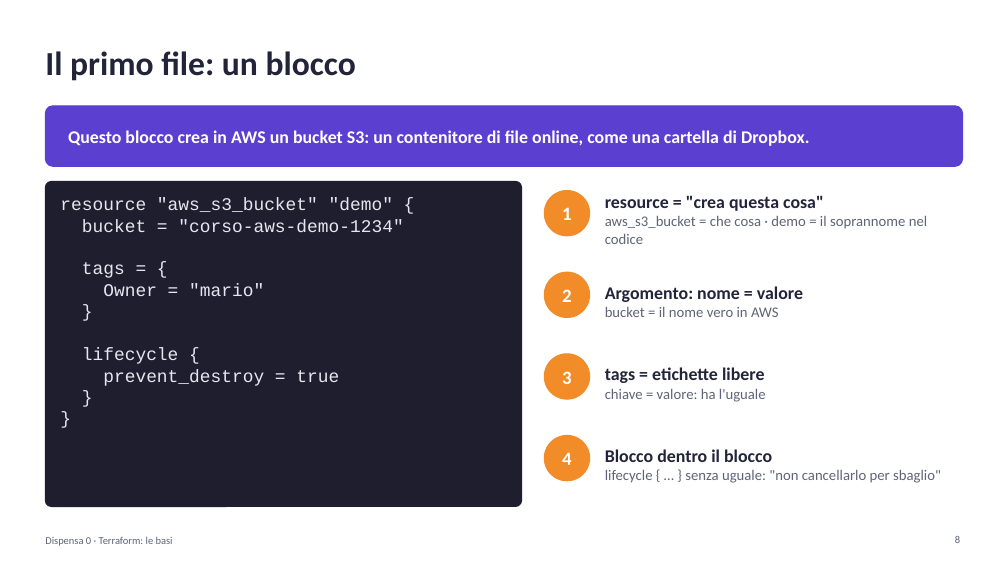
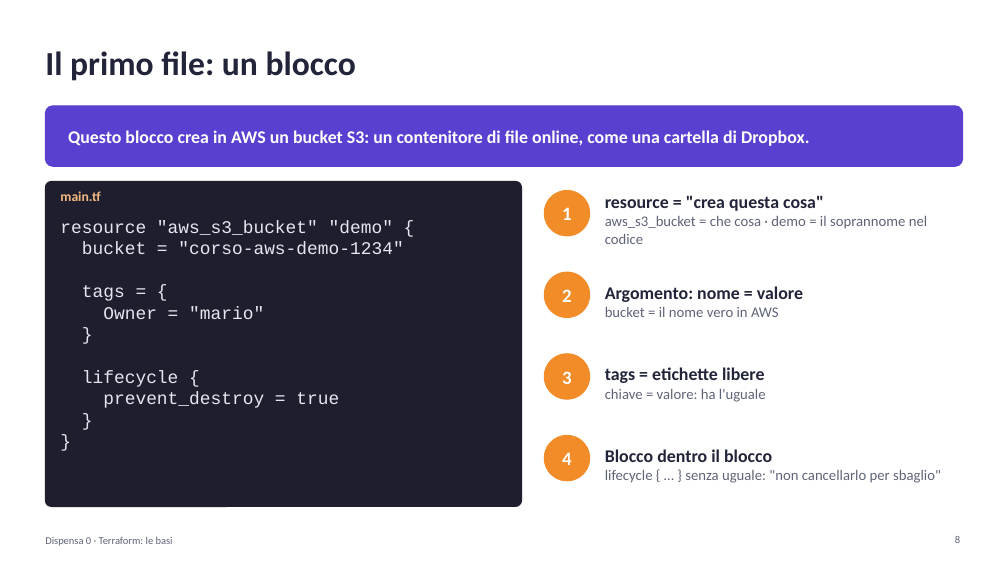
Before and after one commit to cereZ23/aws, a slide deck: slide 8 of slide/slide-0-terraform.pptx. Drawn at 1008x567 pixels with LibreOffice and Linux fonts; fonts in the diff are those of the drawing. Boxes give left, top, right and bottom in pixels: in the first picture for what was removed or moved away, otherwise in the second. Text is boxed around its words. In the diff, an @@ line names an element or a change of style, - is before the commit and + after.

```diff
--- a/slide/slide-0-terraform.pptx
+++ b/slide/slide-0-terraform.pptx
@@ text added at box(60, 191, 100, 201), 13 pt, text #F2B880, bold @@
+main.tf
@@ text "resource "aws_s3_bucket" "demo" {": place and size @@
-text "resource "aws_s3_bucket" "demo" {" at box(60, 198, 403, 386)
+text "resource "aws_s3_bucket" "demo" {" at box(60, 220, 403, 408)
```
Also in this commit, not shown: 6 other slides changed, 2 slides added, 1 other file.
